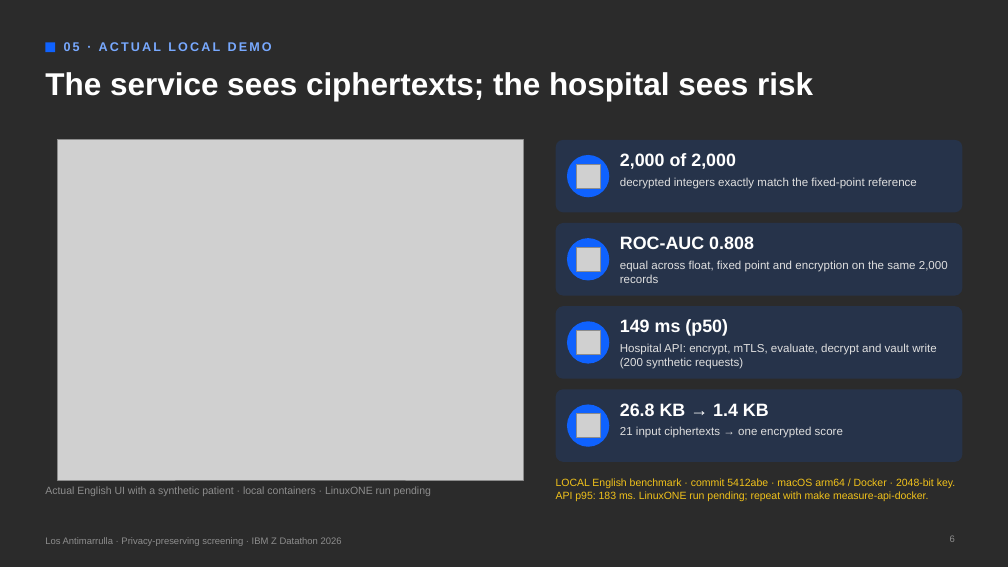
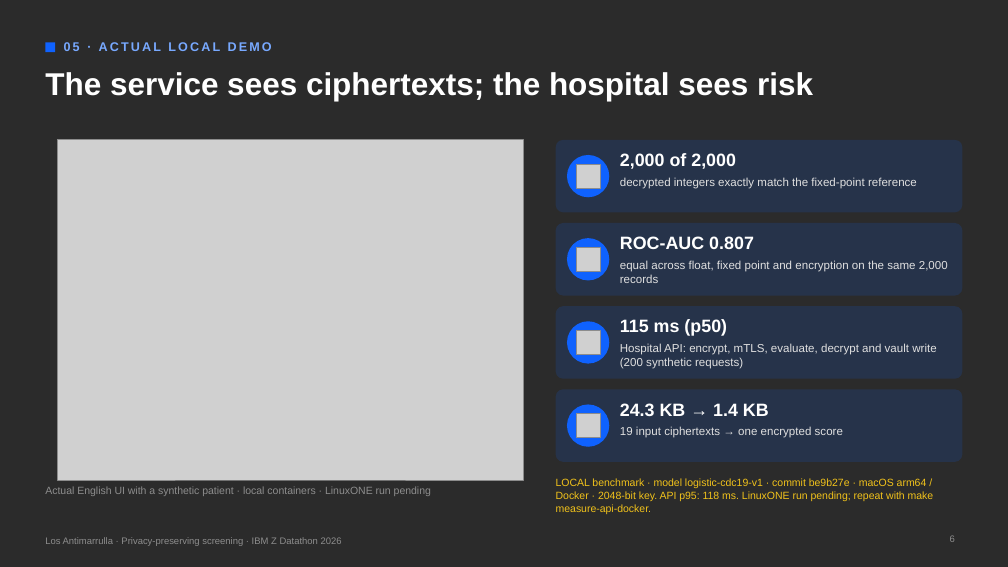
Before and after one commit to UACJ-MIAAD/antimarrulla-ibmz-datathon-2026, a slide deck: slide 6 of submission/Los_Antimarrulla_Screening_Pitch.pptx. Drawn at 1008x567 pixels with LibreOffice and Linux fonts; fonts in the diff are those of the drawing; grey boxes stand for pictures; background and template pictures are left out; a plain dark background stands for a picture behind light text. Boxes give left, top, right and bottom in pixels: in the first picture for what was removed or moved away, otherwise in the second. Text is boxed around its words. In the diff, an @@ line names an element or a change of style, - is before the commit and + after.

```diff
--- a/submission/Los_Antimarrulla_Screening_Pitch.pptx
+++ b/submission/Los_Antimarrulla_Screening_Pitch.pptx
@@ text at (620,236,754,249): text changed @@
-ROC-AUC 0.808
+ROC-AUC 0.807
@@ text at (620,319,727,336): text changed @@
-149 ms (p50)
+115 ms (p50)
@@ text at (620,403,769,416): text changed @@
-26.8 KB → 1.4 KB
+24.3 KB → 1.4 KB
@@ text at (620,426,843,438): text changed @@
-21 input ciphertexts → one encrypted score
+19 input ciphertexts → one encrypted score
@@ text at (556,478,934,514): text changed @@
-LOCAL English benchmark · commit 5412abe · macOS arm64 / Docker · 2048-bit key. API p95: 183 ms. LinuxONE run pending; repeat with make measure-api-docker.
+LOCAL benchmark · model logistic-cdc19-v1 · commit be9b27e · macOS arm64 / Docker · 2048-bit key. API p95: 118 ms. LinuxONE run pending; repeat with make measure-api-docker.
```
Also in this commit, not shown: 2 other slides changed, 19 other files.
